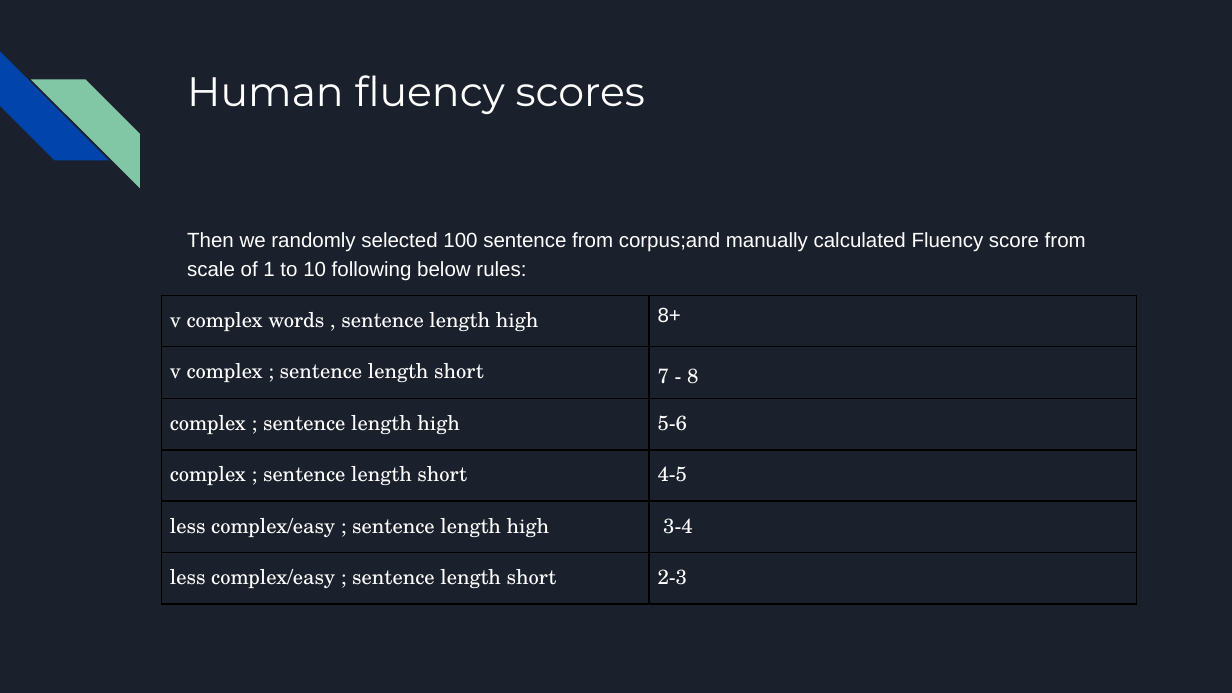
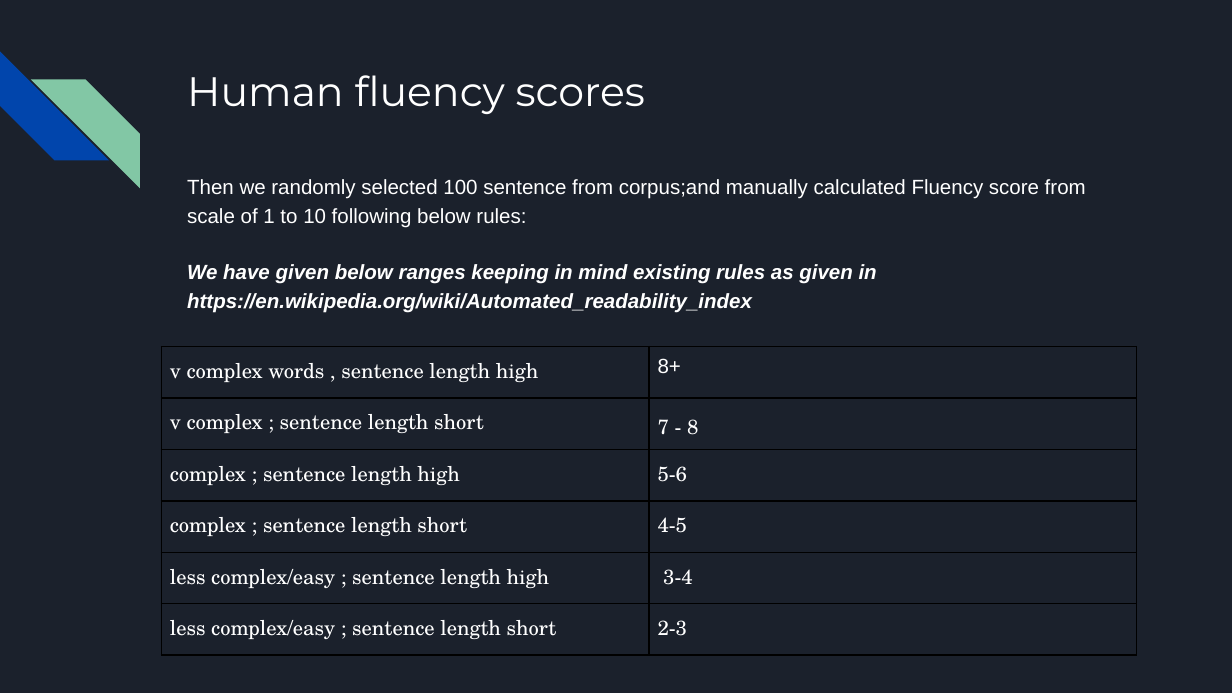
Before and after one commit to anan-123/NLP-PROJECT, a slide deck: slide 22 of report/NLP PROJECT PRESENTATION.pptx. Drawn at 1232x693 pixels with LibreOffice and Linux fonts; fonts in the diff are those of the drawing. Boxes give left, top, right and bottom in pixels: in the first picture for what was removed or moved away, otherwise in the second. Text is boxed around its words. In the diff, an @@ line names an element or a change of style, - is before the commit and + after.

```diff
--- a/report/NLP PROJECT PRESENTATION.pptx
+++ b/report/NLP PROJECT PRESENTATION.pptx
@@ text at [187,179,1086,313]: text changed; bold on; italic on @@
-Then we randomly selected 100 sentence from corpus;and manually calculated Fluency score from scale of 1 to 10 following below rules:
+Then we randomly selected 100 sentence from corpus;and manually calculated Fluency score from scale of 1 to 10 following below rules:
+We have given below ranges keeping in mind existing rules as given in https://en.wikipedia.org/wiki/Automated_readability_index
@@ table: place and size @@
-table at [161,296,1137,693]
+table at [161,346,1137,693]
```
Also in this commit, not shown: 6 other slides changed, 1 other file.
